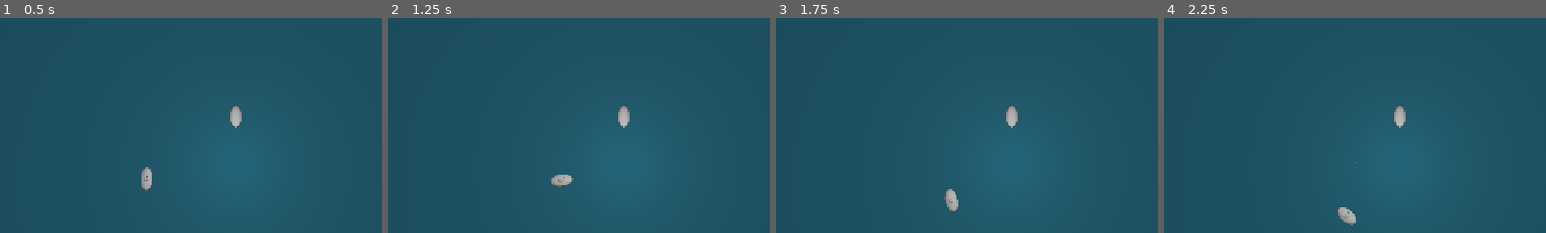
Above: before the commit, frames 1-4 (left to right).
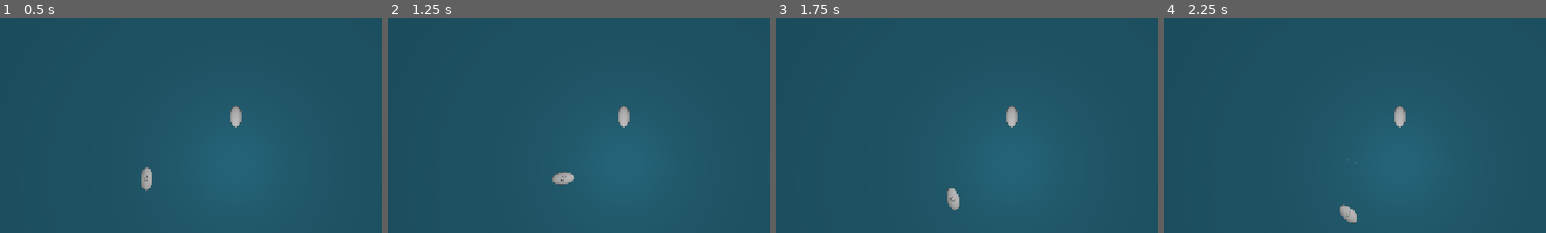
Above: after the commit, the same moments.

Repository: hizzamizza/Bubble-Core-0.5.0
Game: Godot game, scene res://main.tscn
The game is run twice, just before and just after one commit, with the same random seed, the same clock (stepped at 60 frames per second) and the same inputs.
Inputs (mouse positions are % of the whole screen's width and height, from its top left):
- Up to frame 1 (0.5 s): no input
- Up to frame 2 (1.25 s): tap Enter at 0.5 s; move the mouse to (72, 45) at 0.52 s; press the mouse at (72, 45) at 0.53 s; hold D (right) from 0.53 s (still down)
- Up to frame 3 (1.75 s): tap Space at 1.25 s; move the mouse to (30, 55) at 1.27 s; release D (right) at 1.28 s; release the mouse at (30, 55) at 1.28 s; hold S (down) from 1.28 s (still down); click (30, 55) at 1.35 s
- Up to frame 4 (2.25 s): move the mouse to (60, 28) at 2.02 s; release S (down) at 2.03 s; press the mouse at (60, 28) at 2.03 s; hold D (right) from 2.03 s (still down)
The pictures show only the part of the screen within x 19-69%, y 37-87%; the shares and areas given below are measured in that part.

Frame 1 is identical in both runs. In frame 2, 0.2% of the frame differs, in the area x 42-49%, y 70-79%; in frame 3, 0.2%; in frame 4, 0.2%, in the area x 45-51%, y 65-97%.

Commit message:
clean up

Diff:
--- a/buble-core-0.5.0/Scripts/Classes/Bullet.gd
+++ b/buble-core-0.5.0/Scripts/Classes/Bullet.gd
@@ -2,6 +2,12 @@
 extends CharacterBody3D
 
 
-func _physics_process(_delta: float) -> void:
+func _physics_process(delta: float) -> void:
 	velocity = -transform.basis.z
-	move_and_slide()
+	velocity.y = 0
+	print(position)
+	var collision_info = move_and_collide(velocity * delta)
+	if collision_info:
+		var hit_target = collision_info.get_collider()
+		if hit_target is TankBase:
+			hit_target.kill()
--- a/buble-core-0.5.0/Scripts/Classes/TankBase.gd
+++ b/buble-core-0.5.0/Scripts/Classes/TankBase.gd
@@ -44,3 +44,7 @@
 
 	transform.origin.y = .06 #magic number bad, should be put in a global somewhere
 	move_and_slide()
+
+
+func kill() -> void:
+	print(self, ' i have died')
--- a/buble-core-0.5.0/project.godot
+++ b/buble-core-0.5.0/project.godot
@@ -14,6 +14,10 @@
 run/main_scene="uid://dnboc0f0rww4d"
 config/features=PackedStringArray("4.7", "GL Compatibility")
 config/icon="res://icon.svg"
+
+[debug]
+
+gdscript/warnings/unused_signal=0
 
 [display]
 
